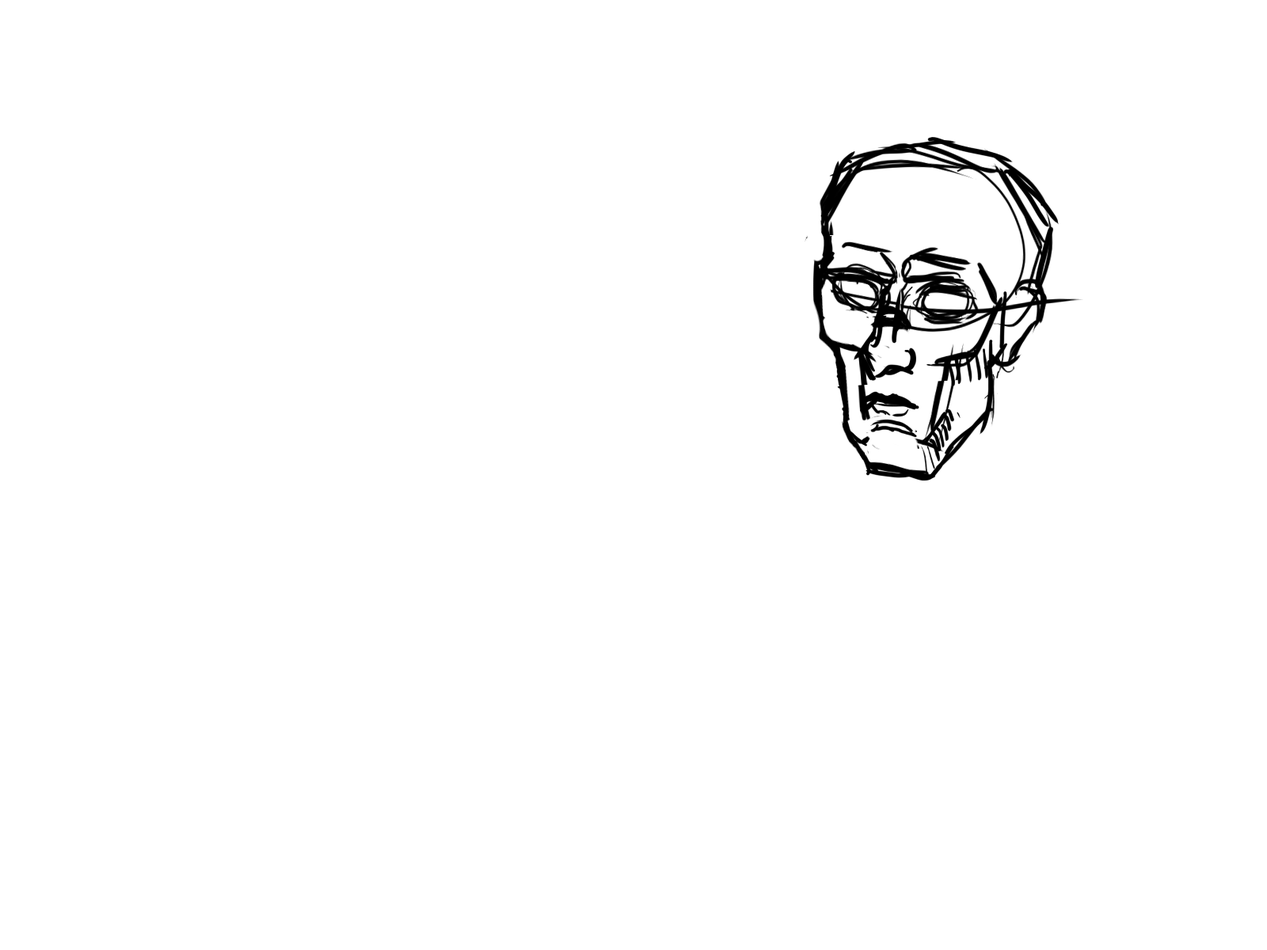
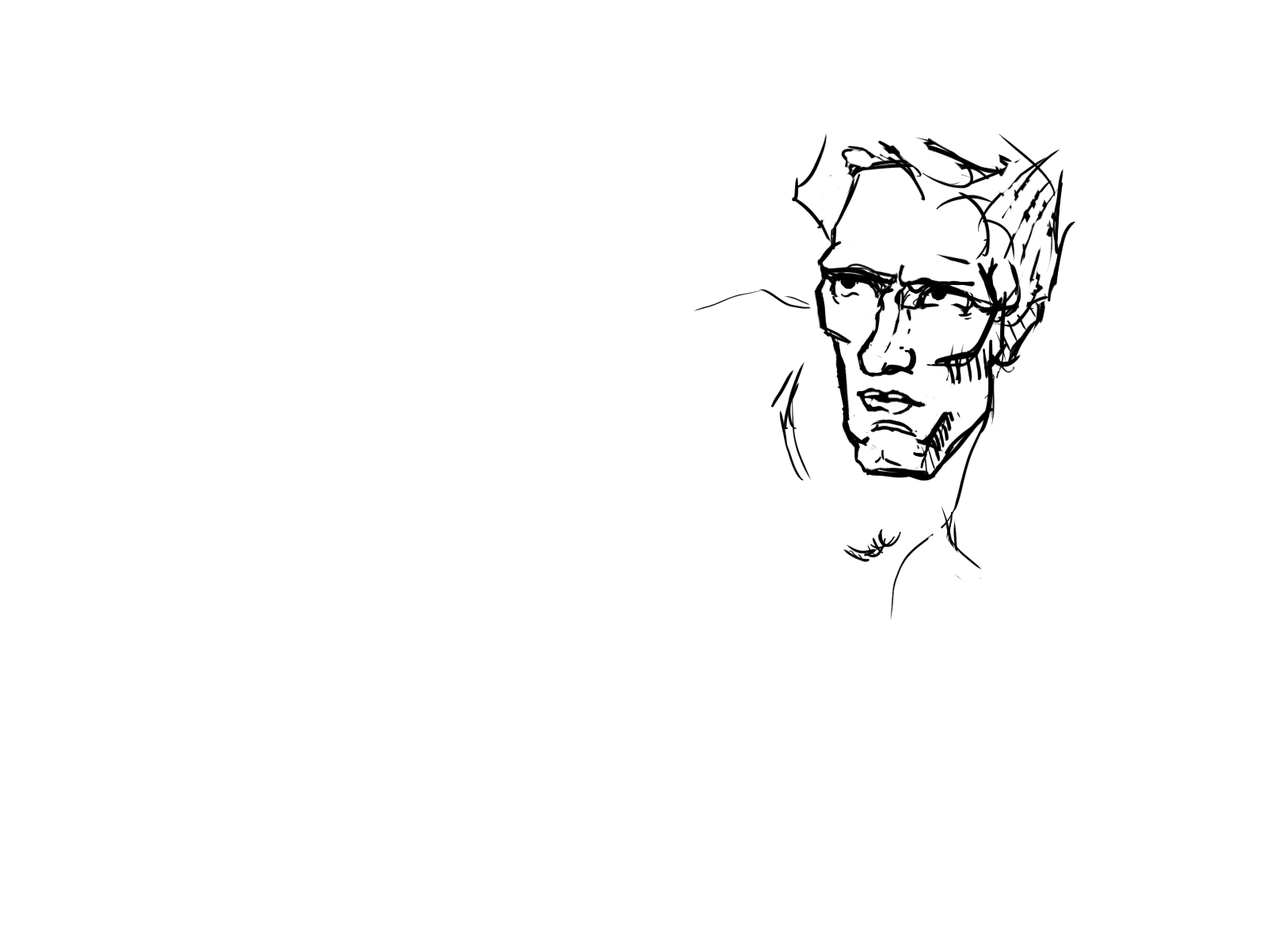
Layer changes from the first 1267px x 950px image to the second:
painted on "Heads" over [693, 133, 1084, 621]
painted on "Background" over [693, 133, 1084, 621]
